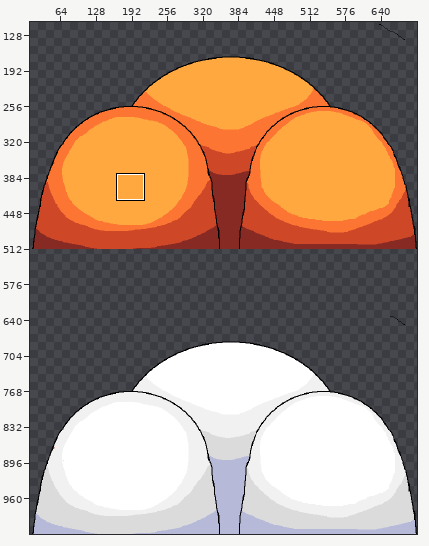
Pixel-art file: Assets/bg/SCENERY2A.aseprite. The first picture is a wide view before the edit; the outline marks the close-up.
Close-up. Before the edit:
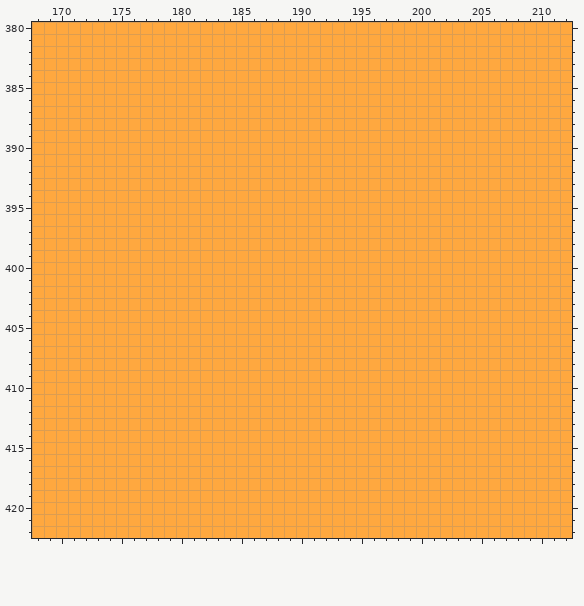
704x1024 pixels, 1 frame. Shown: x 168..212, y 380..422. The wide view leaves out empty margins. The commit also changed other parts of the picture, which this record leaves out.
After:
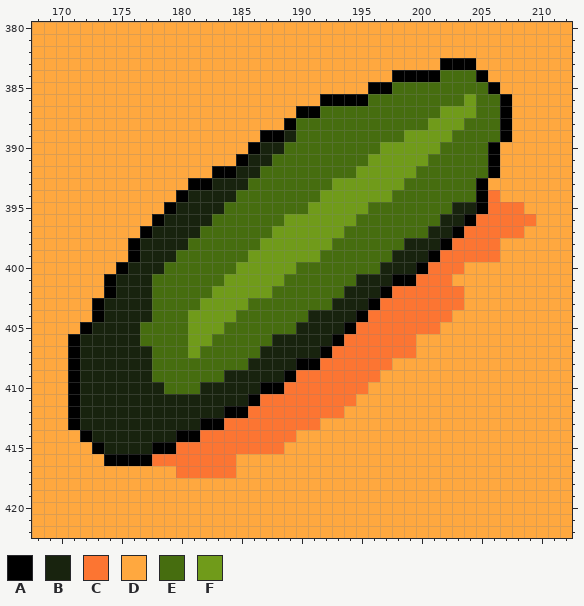
Palette (. is transparent): A #000000  B #18230e  C #fc7532  D #ffa83f  E #466d0f  F #709b1a
Changes in this commit:
@@ x 168..212 @@
 382 DDDDDDDDDDDDDDDDDDDDDDDDDDDDDDDDDDDDDDDDDDDDD
-383 DDDDDDDDDDDDDDDDDDDDDDDDDDDDDDDDDDDDDDDDDDDDD
-384 DDDDDDDDDDDDDDDDDDDDDDDDDDDDDDDDDDDDDDDDDDDDD
-385 DDDDDDDDDDDDDDDDDDDDDDDDDDDDDDDDDDDDDDDDDDDDD
-386 DDDDDDDDDDDDDDDDDDDDDDDDDDDDDDDDDDDDDDDDDDDDD
-387 DDDDDDDDDDDDDDDDDDDDDDDDDDDDDDDDDDDDDDDDDDDDD
-388 DDDDDDDDDDDDDDDDDDDDDDDDDDDDDDDDDDDDDDDDDDDDD
-389 DDDDDDDDDDDDDDDDDDDDDDDDDDDDDDDDDDDDDDDDDDDDD
-390 DDDDDDDDDDDDDDDDDDDDDDDDDDDDDDDDDDDDDDDDDDDDD
-391 DDDDDDDDDDDDDDDDDDDDDDDDDDDDDDDDDDDDDDDDDDDDD
-392 DDDDDDDDDDDDDDDDDDDDDDDDDDDDDDDDDDDDDDDDDDDDD
-393 DDDDDDDDDDDDDDDDDDDDDDDDDDDDDDDDDDDDDDDDDDDDD
-394 DDDDDDDDDDDDDDDDDDDDDDDDDDDDDDDDDDDDDDDDDDDDD
-395 DDDDDDDDDDDDDDDDDDDDDDDDDDDDDDDDDDDDDDDDDDDDD
-396 DDDDDDDDDDDDDDDDDDDDDDDDDDDDDDDDDDDDDDDDDDDDD
-397 DDDDDDDDDDDDDDDDDDDDDDDDDDDDDDDDDDDDDDDDDDDDD
-398 DDDDDDDDDDDDDDDDDDDDDDDDDDDDDDDDDDDDDDDDDDDDD
-399 DDDDDDDDDDDDDDDDDDDDDDDDDDDDDDDDDDDDDDDDDDDDD
-400 DDDDDDDDDDDDDDDDDDDDDDDDDDDDDDDDDDDDDDDDDDDDD
-401 DDDDDDDDDDDDDDDDDDDDDDDDDDDDDDDDDDDDDDDDDDDDD
-402 DDDDDDDDDDDDDDDDDDDDDDDDDDDDDDDDDDDDDDDDDDDDD
-403 DDDDDDDDDDDDDDDDDDDDDDDDDDDDDDDDDDDDDDDDDDDDD
-404 DDDDDDDDDDDDDDDDDDDDDDDDDDDDDDDDDDDDDDDDDDDDD
-405 DDDDDDDDDDDDDDDDDDDDDDDDDDDDDDDDDDDDDDDDDDDDD
-406 DDDDDDDDDDDDDDDDDDDDDDDDDDDDDDDDDDDDDDDDDDDDD
-407 DDDDDDDDDDDDDDDDDDDDDDDDDDDDDDDDDDDDDDDDDDDDD
-408 DDDDDDDDDDDDDDDDDDDDDDDDDDDDDDDDDDDDDDDDDDDDD
-409 DDDDDDDDDDDDDDDDDDDDDDDDDDDDDDDDDDDDDDDDDDDDD
-410 DDDDDDDDDDDDDDDDDDDDDDDDDDDDDDDDDDDDDDDDDDDDD
-411 DDDDDDDDDDDDDDDDDDDDDDDDDDDDDDDDDDDDDDDDDDDDD
-412 DDDDDDDDDDDDDDDDDDDDDDDDDDDDDDDDDDDDDDDDDDDDD
-413 DDDDDDDDDDDDDDDDDDDDDDDDDDDDDDDDDDDDDDDDDDDDD
-414 DDDDDDDDDDDDDDDDDDDDDDDDDDDDDDDDDDDDDDDDDDDDD
-415 DDDDDDDDDDDDDDDDDDDDDDDDDDDDDDDDDDDDDDDDDDDDD
-416 DDDDDDDDDDDDDDDDDDDDDDDDDDDDDDDDDDDDDDDDDDDDD
-417 DDDDDDDDDDDDDDDDDDDDDDDDDDDDDDDDDDDDDDDDDDDDD
+383 DDDDDDDDDDDDDDDDDDDDDDDDDDDDDDDDDDAAADDDDDDDD
+384 DDDDDDDDDDDDDDDDDDDDDDDDDDDDDDAAAAEEEADDDDDDD
+385 DDDDDDDDDDDDDDDDDDDDDDDDDDDDAAEEEEEEEEADDDDDD
+386 DDDDDDDDDDDDDDDDDDDDDDDDAAAAEEEEEEEEFEEADDDDD
+387 DDDDDDDDDDDDDDDDDDDDDDAAEEEEEEEEEEFFFEEADDDDD
+388 DDDDDDDDDDDDDDDDDDDDDAEEEEEEEEEEEFFFEEEADDDDD
+389 DDDDDDDDDDDDDDDDDDDAABEEEEEEEEEFFFFEEEEADDDDD
+390 DDDDDDDDDDDDDDDDDDABBEEEEEEEEFFFFFEEEEADDDDDD
+391 DDDDDDDDDDDDDDDDDABBEEEEEEEEFFFFFEEEEEADDDDDD
+392 DDDDDDDDDDDDDDDAABBEEEEEEEEFFFFFEEEEEEADDDDDD
+393 DDDDDDDDDDDDDAABBBEEEEEEEFFFFFFEEEEEEADDDDDDD
+394 DDDDDDDDDDDDABBBBEEEEEEEFFFFFFEEEEEEEACDDDDDD
+395 DDDDDDDDDDDABBBBEEEEEEEFFFFFEEEEEEEBBACCCDDDD
+396 DDDDDDDDDDABBBBEEEEEEFFFFFFEEEEEEEBBACCCCCDDD
+397 DDDDDDDDDABBBBEEEEEEFFFFFFEEEEEEEBBACCCCCDDDD
+398 DDDDDDDDABBBBEEEEEEFFFFFFEEEEEEBBBACCCCDDDDDD
+399 DDDDDDDDABBBEEEEEEFFFFFFEEEEEEBBBACCCCCDDDDDD
+400 DDDDDDDABBBEEEEEEFFFFFEEEEEEEBBBACCCDDDDDDDDD
+401 DDDDDDABBBEEEEEEFFFFFEEEEEEBBBAACCCDDDDDDDDDD
+402 DDDDDDABBBEEEEEFFFFFEEEEEEBBBACCCCCCDDDDDDDDD
+403 DDDDDABBBBEEEEFFFFEEEEEEEBBBACCCCCCCDDDDDDDDD
+404 DDDDDABBBBEEEFFFFEEEEEEBBBBACCCCCCCDDDDDDDDDD
+405 DDDDABBBBEEEEFFFEEEEEEBBBBACCCCCCCDDDDDDDDDDD
+406 DDDABBBBBEEEEFFEEEEEBBBBBACCCCCCDDDDDDDDDDDDD
+407 DDDABBBBBBEEEFEEEEEBBBBBACCCCCCCDDDDDDDDDDDDD
+408 DDDABBBBBBEEEEEEEEBBBBAACCCCCCDDDDDDDDDDDDDDD
+409 DDDABBBBBBEEEEEEBBBBBACCCCCCCDDDDDDDDDDDDDDDD
+410 DDDABBBBBBBEEEBBBBBAACCCCCCCDDDDDDDDDDDDDDDDD
+411 DDDABBBBBBBBBBBBBBACCCCCCCCDDDDDDDDDDDDDDDDDD
+412 DDDABBBBBBBBBBBBAACCCCCCCCDDDDDDDDDDDDDDDDDDD
+413 DDDABBBBBBBBBBAACCCCCCCCDDDDDDDDDDDDDDDDDDDDD
+414 DDDDABBBBBBBAACCCCCCCCDDDDDDDDDDDDDDDDDDDDDDD
+415 DDDDDABBBBAACCCCCCCCCDDDDDDDDDDDDDDDDDDDDDDDD
+416 DDDDDDAAAACCCCCCCDDDDDDDDDDDDDDDDDDDDDDDDDDDD
+417 DDDDDDDDDDDDCCCCCDDDDDDDDDDDDDDDDDDDDDDDDDDDD
 418 DDDDDDDDDDDDDDDDDDDDDDDDDDDDDDDDDDDDDDDDDDDDD
Changed places in both close-ups, as pixel boxes (x1, y1, x2, y2):
changed: (68, 58, 536, 478)
